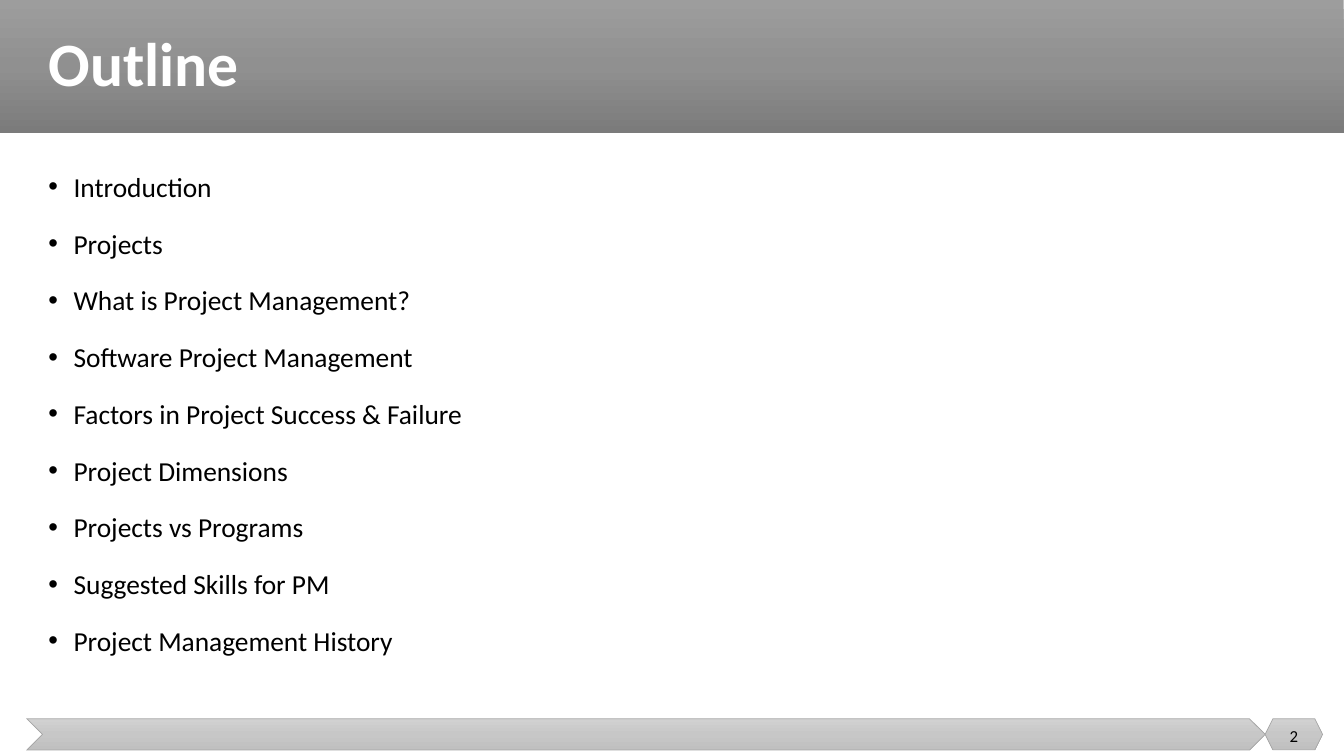
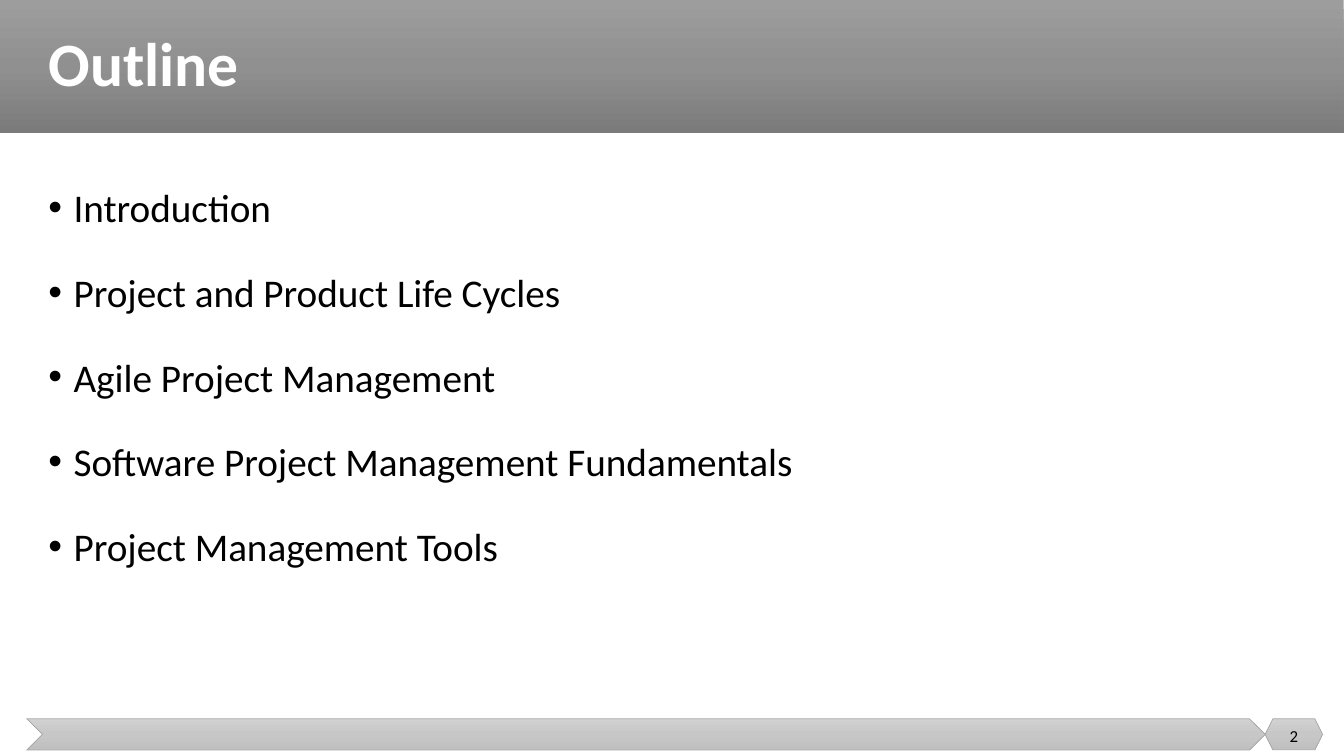
Before and after one commit to malenezi/malenezi, a slide deck: slide 2 of SE423/Lectures/2-SE Context/Project Management and SE Context.pptx. Drawn at 1344x756 pixels with LibreOffice and Linux fonts; fonts in the diff are those of the drawing. Boxes give left, top, right and bottom in pixels: in the first picture for what was removed or moved away, otherwise in the second. Text is boxed around its words. In the diff, an @@ line names an element or a change of style, - is before the commit and + after.

```diff
--- a/SE423/Lectures/2-SE Context/Project Management and SE Context.pptx
+++ b/SE423/Lectures/2-SE Context/Project Management and SE Context.pptx
@@ text at bbox=[74, 194, 271, 223]: size 19.6 to 28 pt in "Introduction"; line spacing 1.3 to 1.5 @@
@@ text at bbox=[74, 279, 792, 568]: text changed; size 19.6 to 28 pt @@
-• Projects
-• What is Project Management?
-• Software Project Management
-• Factors in Project Success & Failure
-• Project Dimensions
-• Projects vs Programs
-• Suggested Skills for PM
-• Project Management History
+• Project and Product Life Cycles
+• Agile Project Management
+• Software Project Management Fundamentals
+• Project Management Tools
```
Also in this commit, not shown: 12 other slides changed, 1 slide added, 3 slides removed.
